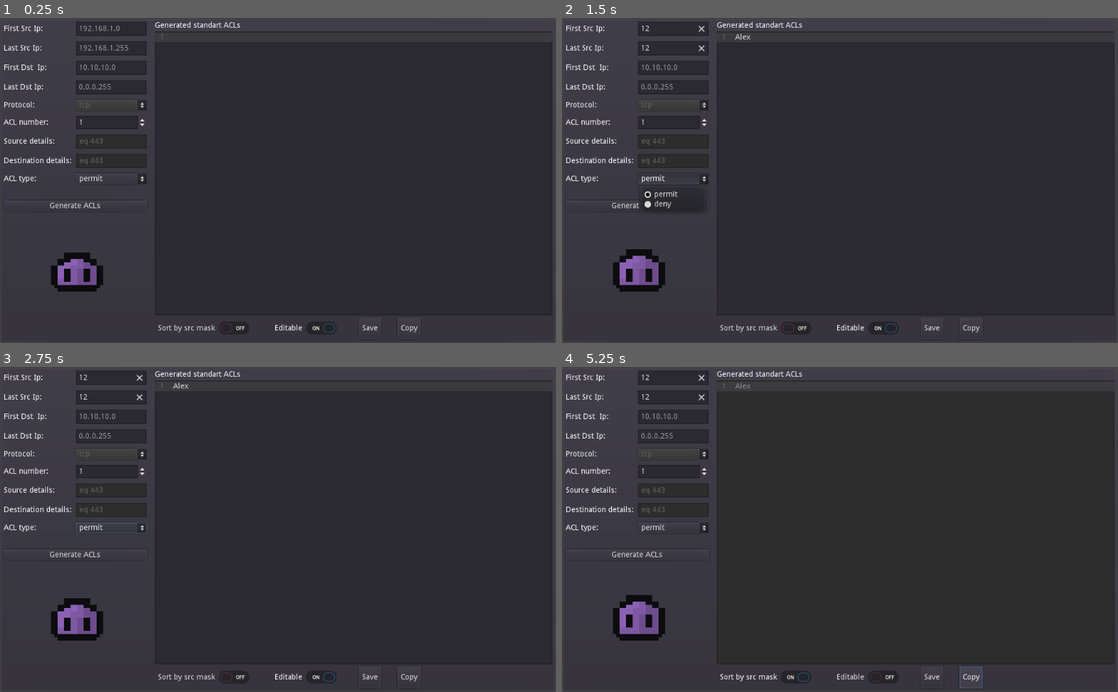
Above: before the commit, frames 1-4 (two rows, left to right).
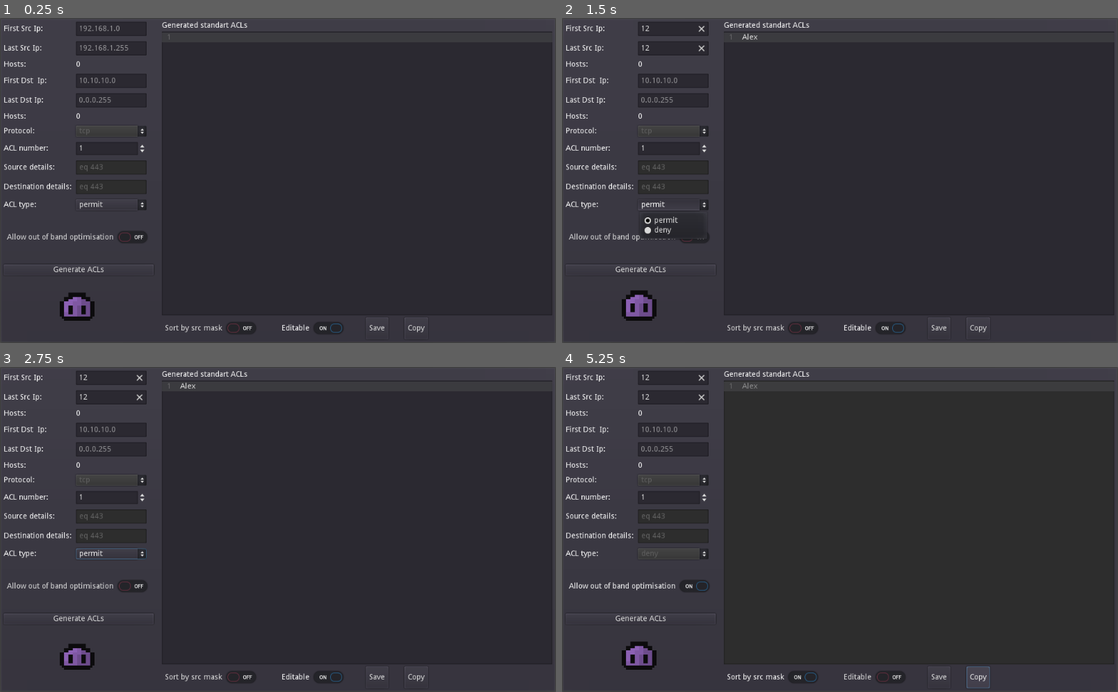
Above: after the commit, the same moments.

Repository: DetrembleurArthur/Acls-Maker
Game: Godot game, scene res://gui.tscn
The game is run twice, just before and just after one commit, with the same random seed, the same clock (stepped at 60 frames per second) and the same inputs.
Inputs (mouse positions are in pixels of both pictures, inside the frame that each line leads up to):
- Up to frame 1 (0.25 s): no input
- Up to frame 2 (1.5 s): click (673, 27) at 0.52 s; type "12" at 0.6 s; click (673, 47) at 0.75 s; type "12" at 0.83 s; click (917, 174) at 0.98 s; type "Alex" at 1.07 s; click "permit" at 1.25 s
- Up to frame 3 (2.75 s): click "Generate ACLs" at 2 s
- Up to frame 4 (5.25 s): click (639, 588) at 2.75 s, where only the run after the commit has a clickable "Allow out of band optimisation"; click "Sort by src mask" at 3.5 s; click "Editable" at 4.25 s; click "Copy" at 5 s

The runs differ from the first frame. In frame 1, 4.0% of the frame differs, in the area x 0-77%, y 1-98%; in frame 2, 4.5%; in frame 3, 4.3%; in frame 4, 4.6%, in the area x 0-77%, y 1-99%.

Commit message:
oob optimisation

Diff:
--- a/gui.gd
+++ b/gui.gd
@@ -13,12 +13,18 @@
 onready var popup := $PanelContainer/ConfirmationDialog
 onready var acl_type_widget := $PanelContainer/HBoxContainer/VBoxContainer/GridContainer/AclType
 onready var sort_by_mask_widget := $PanelContainer/HBoxContainer/VBoxContainer2/HBoxContainer/SortCheckBox
-onready var title_widget := $PanelContainer/HBoxContainer/VBoxContainer2/TitleLabel
+onready var title_widget := $PanelContainer/HBoxContainer/VBoxContainer2/HBoxContainer2/TitleLabel
+onready var acl_size := $PanelContainer/HBoxContainer/VBoxContainer2/HBoxContainer2/AclsSize
+onready var src_hosts_widget := $PanelContainer/HBoxContainer/VBoxContainer/GridContainer/SrcHosts
+onready var dst_hosts_widget := $PanelContainer/HBoxContainer/VBoxContainer/GridContainer/DstHosts
+onready var oob_widget := $PanelContainer/HBoxContainer/VBoxContainer/OobCheckButton
 var current_acls
 
 # Called when the node enters the scene tree for the first time.
 func _ready():
 	_on_AclNumber_value_changed(acl_number_widget.value)
+	update_src_hosts_number()
+	update_dst_hosts_number()
 
 func get_value(var ip : String):
 	var value = 0
@@ -28,6 +34,47 @@
 		value += s.to_int() << (32 - 8 * ( i + 1 ))
 		i += 1
 	return value
+
+func update_src_hosts_number(var _a : String=""):
+	var first_src_ip = first_src_ip_widget.text
+	var last_src_ip = last_src_ip_widget.text
+	if first_src_ip.count(".") == 3 and last_src_ip.count(".") == 3:
+		var first_src_ip_value = get_value(first_src_ip)
+		var last_src_ip_value = get_value(last_src_ip)
+		src_hosts_widget.text = "%d" % (last_src_ip_value - first_src_ip_value + 1)
+
+func update_dst_hosts_number(var _a : String=""):
+	var first_dst_ip = first_dest_ip_widget.text
+	var last_dst_ip = last_dest_ip_widget.text
+	if first_dst_ip.count(".") == 3 and last_dst_ip.count(".") == 3:
+		var first_dst_ip_value = get_value(first_dst_ip)
+		var last_dst_ip_value = get_value(last_dst_ip)
+		dst_hosts_widget.text = "%d" % (last_dst_ip_value - first_dst_ip_value + 1)
+
+
+func compute_acls_with_deny(var first_src : int, var last_src : int, var first_dst : int, var last_dst : int):
+	var src_hosts = last_src - first_src + 1
+	var src_exponent = int(log(src_hosts) / log(2))
+	var src_biggest_block = int(pow(2, src_exponent)) - 1
+	var src_mask = ~src_biggest_block
+	var src_lower_value = first_src & src_mask if first_src != 0 else 0
+
+	var dst_hosts = last_dst - first_dst + 1
+	var dst_exponent = int(log(dst_hosts) / log(2))
+	var dst_biggest_block = int(pow(2, dst_exponent)) - 1
+	var dst_mask = ~dst_biggest_block
+	var dst_lower_value = first_dst & dst_mask if first_dst != 0 else 0
+	# compute permit acls
+	var permit_ranges = compute_acls(src_lower_value, last_src, dst_lower_value, last_dst)
+
+	var src_oob_hosts = first_src - src_lower_value
+	var src_upper_value = src_lower_value + src_oob_hosts if first_src != 0 else 0
+
+	var dst_oob_hosts = first_dst - dst_lower_value
+	var dst_upper_value = dst_lower_value + dst_oob_hosts if first_dst != 0 else 0
+	# compute deny acls
+	var deny_ranges = compute_acls(src_lower_value, src_upper_value, dst_lower_value, dst_upper_value)
+	return deny_ranges + ["CHANGE"] + permit_ranges
 
 
 func to_str_ip(var address_value : int):
@@ -45,6 +92,12 @@
 	var temp := 0
 	var counter := 0
 	var acls := []
+	if last_value == 0: return [{
+				"ip-value": current,
+				"mask-value": 0,
+				"ip-str": to_str_ip(current),
+				"mask-str": to_str_ip(0)
+	}]
 	while current <= last_value:
 		temp = current
 		counter = 0
@@ -100,6 +153,9 @@
 					 var action : String):
 	var buffer := ""
 	for rng in merged_range:
+		if rng is String and rng == "CHANGE":
+			action = "permit" if action == "deny" else "deny"
+			continue
 		buffer += "access-list %d %s " % [number, action]
 		if number >= 100:
 			buffer += "%s " % protocol
@@ -123,6 +179,9 @@
 	output_acls.text = buffer
 
 
+
+
+
 func _generated_acls_button():
 	var first_src_ip = first_src_ip_widget.text
 	var last_src_ip = last_src_ip_widget.text
@@ -137,10 +196,14 @@
 	var last_dst_ip_value = get_value(last_dst_ip)
 	var number = acl_number_widget.value
 	var action = acl_type_widget.text
-	current_acls = compute_acls(first_src_ip_value, last_src_ip_value, first_dst_ip_value, last_dst_ip_value)
+	if not oob_widget.pressed:
+		current_acls = compute_acls(first_src_ip_value, last_src_ip_value, first_dst_ip_value, last_dst_ip_value)
+	else:
+		current_acls = compute_acls_with_deny(first_src_ip_value, last_src_ip_value, first_dst_ip_value, last_dst_ip_value)
 	if sort_by_mask_widget.pressed:
 		current_acls.sort_custom(AclSorter, "sort")
 	show_acls_lines(current_acls, number, protocol, source_details, dest_details, action)
+	acl_size.text = "(%d)" % (current_acls.size() - int(oob_widget.pressed))
 
 
 
@@ -185,3 +248,8 @@
 	src_details_widget.editable = extended
 	dst_details_widget.editable = extended
 	title_widget.text = "Generated %s ACLs" % ("extended" if extended else "standart")
+
+
+func _on_OobCheckButton_toggled(button_pressed):
+	acl_type_widget.text = "permit" if not button_pressed else "deny"
+	acl_type_widget.disabled = button_pressed
--- a/gui.tscn
+++ b/gui.tscn
@@ -44,13 +44,13 @@
 custom_constants/separation = 15
 
 [node name="VBoxContainer" type="VBoxContainer" parent="PanelContainer/HBoxContainer"]
-margin_right = 263.0
+margin_right = 276.0
 margin_bottom = 586.0
 custom_constants/separation = 30
 
 [node name="GridContainer" type="GridContainer" parent="PanelContainer/HBoxContainer/VBoxContainer"]
-margin_right = 263.0
-margin_bottom = 300.0
+margin_right = 276.0
+margin_bottom = 348.0
 custom_constants/vseparation = 10
 columns = 2
 
@@ -91,17 +91,30 @@
 caret_blink = true
 caret_blink_speed = 0.5
 
+[node name="SrcHostsLabel" type="Label" parent="PanelContainer/HBoxContainer/VBoxContainer/GridContainer"]
+margin_top = 72.0
+margin_right = 129.0
+margin_bottom = 86.0
+text = "Hosts: "
+
+[node name="SrcHosts" type="Label" parent="PanelContainer/HBoxContainer/VBoxContainer/GridContainer"]
+margin_left = 133.0
+margin_top = 72.0
+margin_right = 263.0
+margin_bottom = 86.0
+text = "0"
+
 [node name="Label3" type="Label" parent="PanelContainer/HBoxContainer/VBoxContainer/GridContainer"]
-margin_top = 78.0
-margin_right = 129.0
-margin_bottom = 92.0
+margin_top = 102.0
+margin_right = 129.0
+margin_bottom = 116.0
 text = "First Dst  Ip: "
 
 [node name="FirstDstIp" type="LineEdit" parent="PanelContainer/HBoxContainer/VBoxContainer/GridContainer"]
 margin_left = 133.0
-margin_top = 72.0
-margin_right = 263.0
-margin_bottom = 98.0
+margin_top = 96.0
+margin_right = 263.0
+margin_bottom = 122.0
 rect_min_size = Vector2( 130, 0 )
 hint_tooltip = "Put the destination address here"
 max_length = 15
@@ -111,16 +124,16 @@
 caret_blink_speed = 0.5
 
 [node name="Label4" type="Label" parent="PanelContainer/HBoxContainer/VBoxContainer/GridContainer"]
-margin_top = 114.0
-margin_right = 129.0
-margin_bottom = 128.0
+margin_top = 138.0
+margin_right = 129.0
+margin_bottom = 152.0
 text = "Last Dst Ip: "
 
 [node name="LastDstIp" type="LineEdit" parent="PanelContainer/HBoxContainer/VBoxContainer/GridContainer"]
 margin_left = 133.0
-margin_top = 108.0
-margin_right = 263.0
-margin_bottom = 134.0
+margin_top = 132.0
+margin_right = 263.0
+margin_bottom = 158.0
 rect_min_size = Vector2( 130, 0 )
 hint_tooltip = "Put the destination mask ip address here"
 max_length = 15
@@ -129,17 +142,30 @@
 caret_blink = true
 caret_blink_speed = 0.5
 
+[node name="Label12" type="Label" parent="PanelContainer/HBoxContainer/VBoxContainer/GridContainer"]
+margin_top = 168.0
+margin_right = 129.0
+margin_bottom = 182.0
+text = "Hosts: "
+
+[node name="DstHosts" type="Label" parent="PanelContainer/HBoxContainer/VBoxContainer/GridContainer"]
+margin_left = 133.0
+margin_top = 168.0
+margin_right = 263.0
+margin_bottom = 182.0
+text = "0"
+
 [node name="Label5" type="Label" parent="PanelContainer/HBoxContainer/VBoxContainer/GridContainer"]
-margin_top = 147.0
-margin_right = 129.0
-margin_bottom = 161.0
+margin_top = 195.0
+margin_right = 129.0
+margin_bottom = 209.0
 text = "Protocol: "
 
 [node name="Protocol" type="OptionButton" parent="PanelContainer/HBoxContainer/VBoxContainer/GridContainer"]
 margin_left = 133.0
-margin_top = 144.0
-margin_right = 263.0
-margin_bottom = 164.0
+margin_top = 192.0
+margin_right = 263.0
+margin_bottom = 212.0
 rect_min_size = Vector2( 130, 0 )
 hint_tooltip = "Put the filtered protocol here"
 disabled = true
@@ -148,32 +174,32 @@
 selected = 7
 
 [node name="Label6" type="Label" parent="PanelContainer/HBoxContainer/VBoxContainer/GridContainer"]
-margin_top = 179.0
-margin_right = 129.0
-margin_bottom = 193.0
+margin_top = 227.0
+margin_right = 129.0
+margin_bottom = 241.0
 text = "ACL number: "
 
 [node name="AclNumber" type="SpinBox" parent="PanelContainer/HBoxContainer/VBoxContainer/GridContainer"]
 margin_left = 133.0
-margin_top = 174.0
-margin_right = 263.0
-margin_bottom = 198.0
+margin_top = 222.0
+margin_right = 263.0
+margin_bottom = 246.0
 hint_tooltip = "Put the extended ACL number here"
 min_value = 1.0
 max_value = 199.0
 value = 1.0
 
 [node name="Label7" type="Label" parent="PanelContainer/HBoxContainer/VBoxContainer/GridContainer"]
-margin_top = 214.0
-margin_right = 129.0
-margin_bottom = 228.0
+margin_top = 262.0
+margin_right = 129.0
+margin_bottom = 276.0
 text = "Source details: "
 
 [node name="SrcDetails" type="LineEdit" parent="PanelContainer/HBoxContainer/VBoxContainer/GridContainer"]
 margin_left = 133.0
-margin_top = 208.0
-margin_right = 263.0
-margin_bottom = 234.0
+margin_top = 256.0
+margin_right = 263.0
+margin_bottom = 282.0
 rect_min_size = Vector2( 130, 0 )
 hint_tooltip = "Put the source details here"
 max_length = 15
@@ -184,16 +210,16 @@
 caret_blink_speed = 0.5
 
 [node name="Label8" type="Label" parent="PanelContainer/HBoxContainer/VBoxContainer/GridContainer"]
-margin_top = 250.0
-margin_right = 129.0
-margin_bottom = 264.0
+margin_top = 298.0
+margin_right = 129.0
+margin_bottom = 312.0
 text = "Destination details: "
 
 [node name="DstDetails" type="LineEdit" parent="PanelContainer/HBoxContainer/VBoxContainer/GridContainer"]
 margin_left = 133.0
-margin_top = 244.0
-margin_right = 263.0
-margin_bottom = 270.0
+margin_top = 292.0
+margin_right = 263.0
+margin_bottom = 318.0
 rect_min_size = Vector2( 130, 0 )
 hint_tooltip = "Put the destination details here"
 max_length = 15
@@ -204,50 +230,66 @@
 caret_blink_speed = 0.5
 
 [node name="Label9" type="Label" parent="PanelContainer/HBoxContainer/VBoxContainer/GridContainer"]
-margin_top = 283.0
-margin_right = 129.0
-margin_bottom = 297.0
+margin_top = 331.0
+margin_right = 129.0
+margin_bottom = 345.0
 text = "ACL type: "
 
 [node name="AclType" type="OptionButton" parent="PanelContainer/HBoxContainer/VBoxContainer/GridContainer"]
 margin_left = 133.0
-margin_top = 280.0
-margin_right = 263.0
-margin_bottom = 300.0
+margin_top = 328.0
+margin_right = 263.0
+margin_bottom = 348.0
 text = "permit"
 items = [ "permit", null, false, 0, null, "deny", null, false, 1, null ]
 selected = 0
 
+[node name="OobCheckButton" type="CheckButton" parent="PanelContainer/HBoxContainer/VBoxContainer"]
+margin_top = 378.0
+margin_right = 276.0
+margin_bottom = 418.0
+text = "Allow out of band optimisation"
+
 [node name="Button" type="Button" parent="PanelContainer/HBoxContainer/VBoxContainer"]
-margin_top = 330.0
-margin_right = 263.0
-margin_bottom = 350.0
+margin_top = 448.0
+margin_right = 276.0
+margin_bottom = 468.0
 text = "Generate ACLs"
 
 [node name="AnimatedSprite" type="AnimatedSprite" parent="PanelContainer/HBoxContainer/VBoxContainer"]
 modulate = Color( 0.745098, 0.501961, 0.988235, 0.784314 )
-position = Vector2( 135, 450 )
-scale = Vector2( 3, 3 )
+position = Vector2( 135, 520 )
+scale = Vector2( 2, 2 )
 frames = SubResource( 5 )
-frame = 2
+frame = 1
 speed_scale = 0.4
 playing = true
 
 [node name="VBoxContainer2" type="VBoxContainer" parent="PanelContainer/HBoxContainer"]
-margin_left = 278.0
+margin_left = 291.0
 margin_right = 1010.0
 margin_bottom = 586.0
 size_flags_horizontal = 3
 size_flags_vertical = 3
 
-[node name="TitleLabel" type="Label" parent="PanelContainer/HBoxContainer/VBoxContainer2"]
-margin_right = 732.0
+[node name="HBoxContainer2" type="HBoxContainer" parent="PanelContainer/HBoxContainer/VBoxContainer2"]
+margin_right = 719.0
+margin_bottom = 14.0
+custom_constants/separation = 20
+
+[node name="TitleLabel" type="Label" parent="PanelContainer/HBoxContainer/VBoxContainer2/HBoxContainer2"]
+margin_right = 102.0
 margin_bottom = 14.0
 text = "Generated ACLs"
 
+[node name="AclsSize" type="Label" parent="PanelContainer/HBoxContainer/VBoxContainer2/HBoxContainer2"]
+margin_left = 122.0
+margin_right = 122.0
+margin_bottom = 14.0
+
 [node name="TextEdit" type="TextEdit" parent="PanelContainer/HBoxContainer/VBoxContainer2"]
 margin_top = 18.0
-margin_right = 732.0
+margin_right = 719.0
 margin_bottom = 542.0
 size_flags_horizontal = 3
 size_flags_vertical = 3
@@ -260,7 +302,7 @@
 
 [node name="HBoxContainer" type="HBoxContainer" parent="PanelContainer/HBoxContainer/VBoxContainer2"]
 margin_top = 546.0
-margin_right = 732.0
+margin_right = 719.0
 margin_bottom = 586.0
 custom_constants/separation = 30
 
@@ -307,7 +349,12 @@
 window_title = "Success !"
 dialog_autowrap = true
 
+[connection signal="text_changed" from="PanelContainer/HBoxContainer/VBoxContainer/GridContainer/FirstSrcIp" to="." method="update_src_hosts_number"]
+[connection signal="text_changed" from="PanelContainer/HBoxContainer/VBoxContainer/GridContainer/LastSrcIp" to="." method="update_src_hosts_number"]
+[connection signal="text_changed" from="PanelContainer/HBoxContainer/VBoxContainer/GridContainer/FirstDstIp" to="." method="update_dst_hosts_number"]
+[connection signal="text_changed" from="PanelContainer/HBoxContainer/VBoxContainer/GridContainer/LastDstIp" to="." method="update_dst_hosts_number"]
 [connection signal="value_changed" from="PanelContainer/HBoxContainer/VBoxContainer/GridContainer/AclNumber" to="." method="_on_AclNumber_value_changed"]
+[connection signal="toggled" from="PanelContainer/HBoxContainer/VBoxContainer/OobCheckButton" to="." method="_on_OobCheckButton_toggled"]
 [connection signal="pressed" from="PanelContainer/HBoxContainer/VBoxContainer/Button" to="." method="_generated_acls_button"]
 [connection signal="toggled" from="PanelContainer/HBoxContainer/VBoxContainer2/HBoxContainer/SortCheckBox" to="." method="_on_sort_by_mask_toggled"]
 [connection signal="toggled" from="PanelContainer/HBoxContainer/VBoxContainer2/HBoxContainer/CheckButton" to="." method="_on_edit_checkbox"]
